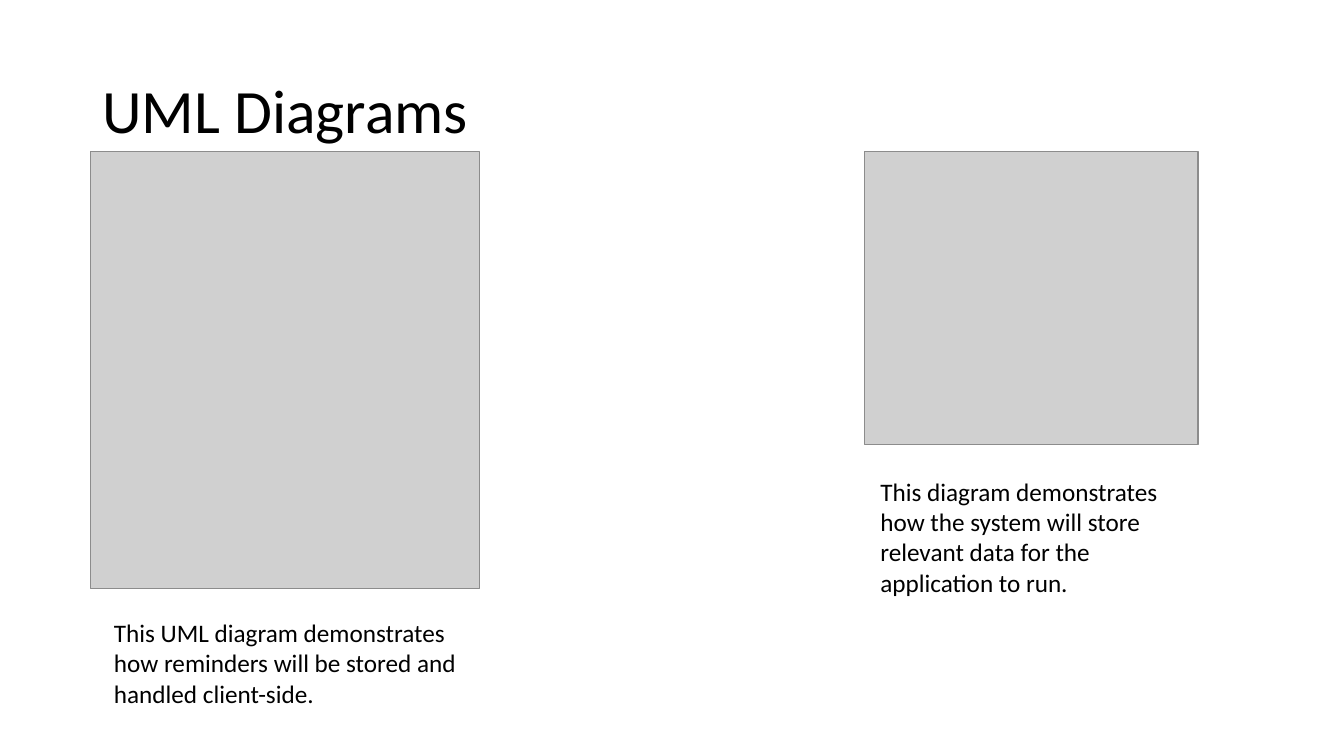
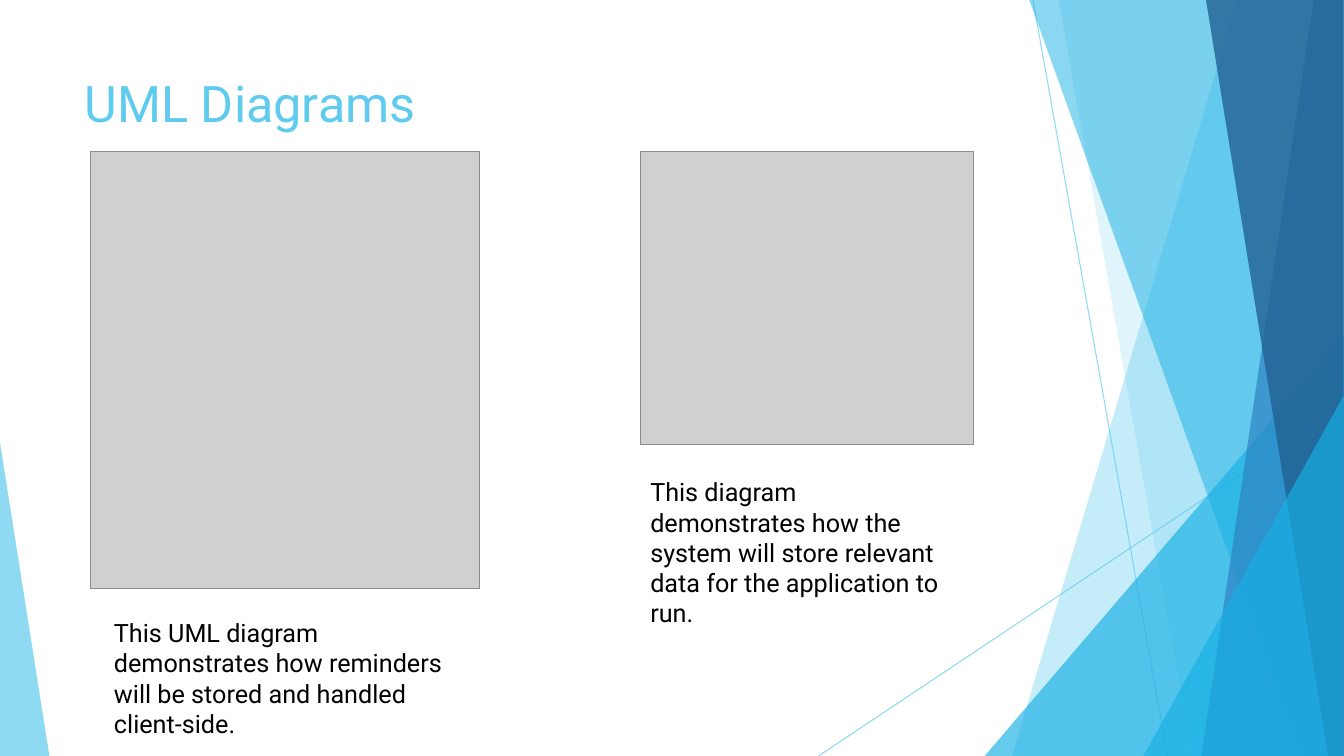
Before and after one commit to LukaWG/COMP1004, a slide deck: slide 7 of Documents/Presentation.pptx (slide 6 before the commit). Drawn at 1344x756 pixels with LibreOffice and Linux fonts; fonts in the diff are those of the drawing; grey boxes stand for pictures. Boxes give left, top, right and bottom in pixels: in the first picture for what was removed or moved away, otherwise in the second. Text is boxed around its words. In the diff, an @@ line names an element or a change of style, - is before the commit and + after.

Commit message:
Update presentation

```diff
--- a/Documents/Presentation.pptx
+++ b/Documents/Presentation.pptx
@@ title "UML Diagrams": place and size @@
-title "UML Diagrams" at bbox=[102, 90, 467, 144]
+title "UML Diagrams" at bbox=[85, 85, 416, 133]
@@ title "UML Diagrams" at bbox=[85, 85, 416, 133]: size 44 to 36 pt, font Calibri to Roboto, text colour #000000 to #5FCBEF; line spacing 0.9 to 1; vertical alignment middle to top @@
@@ picture: place and size @@
-picture at bbox=[865, 152, 1199, 446]
+picture at bbox=[640, 152, 974, 446]
@@ group added at bbox=[0, 0, 1344, 756]: 5 freeform shapes, 3 triangles, 2 lines @@
@@ text "This diagram demonstrates how the ..." at bbox=[650, 482, 938, 597]: font Calibri to Roboto @@
@@ text "This diagram demonstrates how the ...": place and size @@
-text "This diagram demonstrates how the ..." at bbox=[880, 483, 1157, 596]
+text "This diagram demonstrates how the ..." at bbox=[650, 482, 938, 597]
@@ text "This UML diagram demonstrates how ..." at bbox=[114, 623, 442, 734]: font Calibri to Roboto @@
```
Also in this commit, not shown: 7 other slides changed, 1 slide added.
